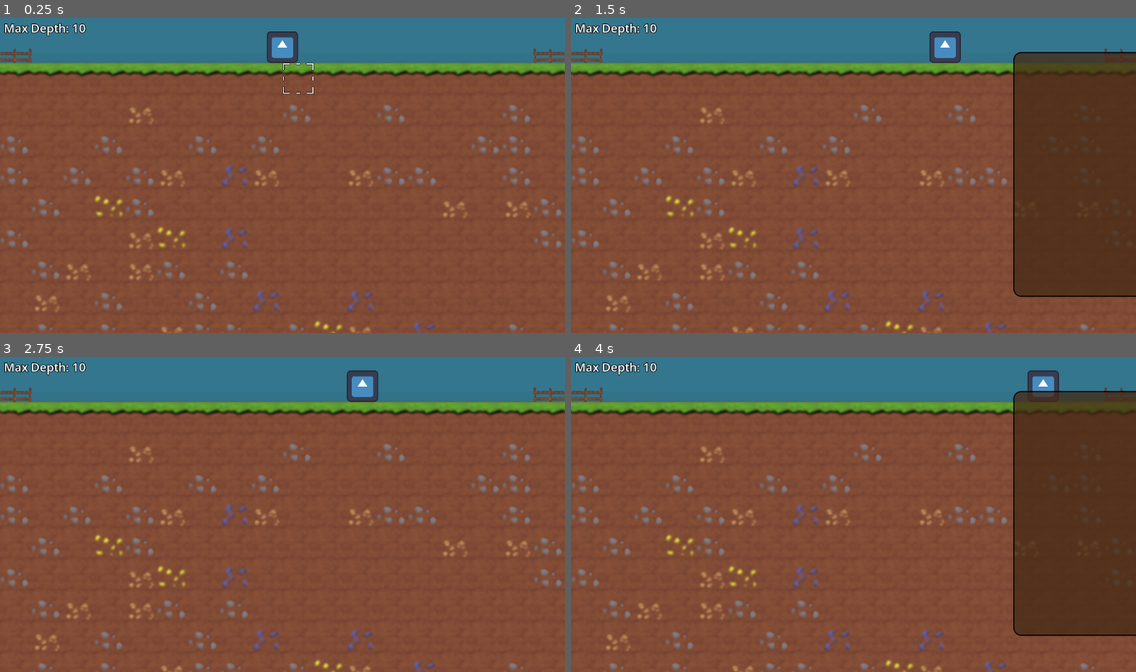
Above: before the commit, frames 1-4 (two rows, left to right).
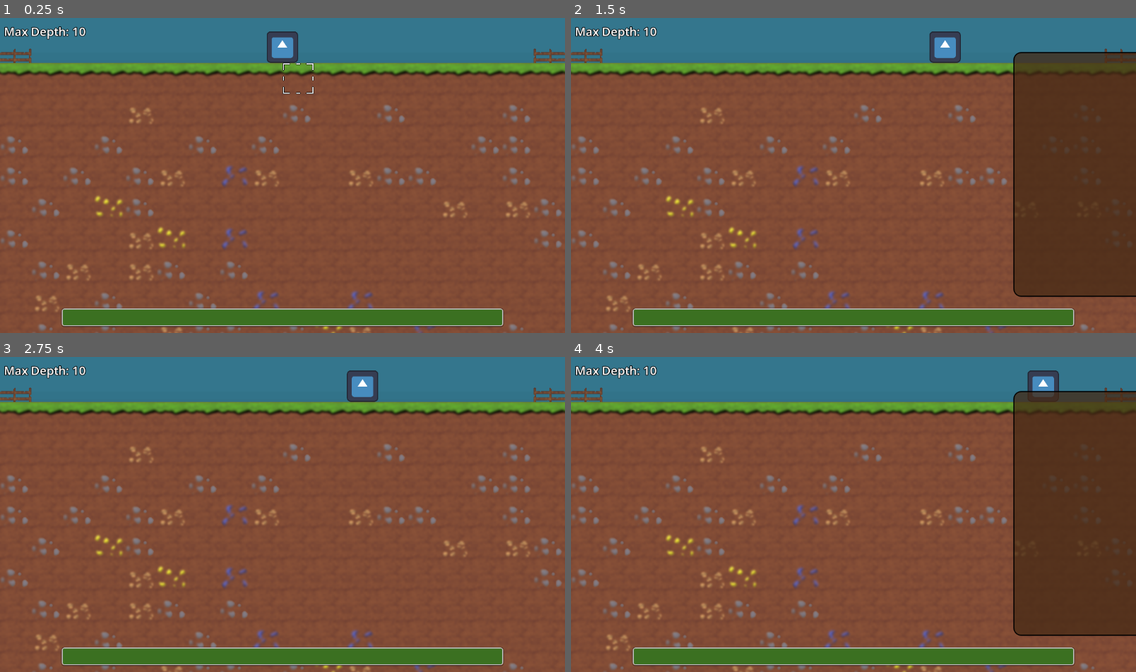
Above: after the commit, the same moments.

Repository: jakoofficial/DigNew
Game: Godot game, scene res://Scenes/Digzone.tscn
Same seed, same stepped clock (60 frames per second), same inputs: the game is played once before the commit and once after it. The engine's default icon, where the game draws it, is replaced by a stand-in: a white triangle on a blue panel in a dark square.
Inputs (mouse positions are in pixels of both pictures, inside the frame that each line leads up to):
- Up to frame 1 (0.25 s): no input
- Up to frame 2 (1.5 s): tap Enter at 0.5 s; move the mouse to (977, 159) at 0.52 s; hold D (right) from 0.53 s (still down); tap B at 0.6 s; click (977, 159) at 0.67 s; tap Space at 0.77 s; move the mouse to (740, 191) at 1.27 s; tap R at 1.35 s
- Up to frame 3 (2.75 s): tap Space at 1.52 s; move the mouse to (339, 445) at 2.02 s; release D (right) at 2.03 s; hold A (left) from 2.03 s (still down); tap B at 2.1 s
- Up to frame 4 (4 s): move the mouse to (825, 577) at 2.77 s; release A (left) at 2.78 s; hold D (right) from 2.78 s (still down); tap R at 2.85 s; click (825, 577) at 2.92 s; tap Space at 3.02, 3.77 s; move the mouse to (1023, 561) at 3.52 s; tap B at 3.6 s

The runs differ from the first frame. In frame 1, 5.1% of the frame differs, in the area x 0-90%, y 1-99%; in frame 2, 5.1%; in frame 3, 5.1%; in frame 4, 5.1%.

Commit message:
Added stamina bar UI element

Diff:
--- a/Nodes/UI/on_dig_ui.tscn
+++ b/Nodes/UI/on_dig_ui.tscn
@@ -19,16 +19,16 @@
 
 [node name="DepthLevel" type="RichTextLabel" parent="Control" unique_id=1725157303]
 clip_contents = false
-layout_mode = 0
+layout_mode = 1
 offset_left = 8.0
-offset_top = 8.0
 offset_right = 192.0
-offset_bottom = 72.0
+offset_bottom = 64.0
 theme_type_variation = &"Coordinates"
 bbcode_enabled = true
 text = "depth: 0"
 scroll_active = false
 autowrap_mode = 0
+vertical_alignment = 1
 
 [node name="Backpack" type="Panel" parent="Control" unique_id=929151952]
 layout_mode = 1
@@ -56,3 +56,19 @@
 grow_horizontal = 2
 grow_vertical = 2
 mouse_filter = 2
+
+[node name="Stamina" type="ProgressBar" parent="Control" unique_id=1000985941]
+layout_mode = 1
+anchors_preset = 12
+anchor_top = 1.0
+anchor_right = 1.0
+anchor_bottom = 1.0
+offset_left = 128.0
+offset_top = -48.0
+offset_right = -128.0
+offset_bottom = -16.0
+grow_horizontal = 2
+grow_vertical = 0
+theme_type_variation = &"stamina"
+value = 100.0
+show_percentage = false
--- a/Scenes/Digzone.tscn
+++ b/Scenes/Digzone.tscn
@@ -70,6 +70,7 @@
 frame = 7
 
 [node name="Cursor" type="Sprite2D" parent="." unique_id=1361645006]
+position = Vector2(-296, -40)
 texture = ExtResource("4_t7ebr")
 hframes = 3
 vframes = 3
--- a/Themes/UI.tres
+++ b/Themes/UI.tres
@@ -23,6 +23,31 @@
 shadow_size = 1
 shadow_offset = Vector2(0, 1)
 
+[sub_resource type="StyleBoxFlat" id="StyleBoxFlat_2klf8"]
+draw_center = false
+border_width_left = 2
+border_width_top = 2
+border_width_right = 2
+border_width_bottom = 2
+border_color = Color(0.7666196, 0.76661956, 0.76661956, 1)
+corner_radius_top_left = 5
+corner_radius_top_right = 5
+corner_radius_bottom_right = 5
+corner_radius_bottom_left = 5
+expand_margin_left = 2.0
+expand_margin_top = 2.0
+expand_margin_right = 2.0
+expand_margin_bottom = 2.0
+shadow_size = 2
+shadow_offset = Vector2(0, 0.5)
+
+[sub_resource type="StyleBoxFlat" id="StyleBoxFlat_f40ue"]
+bg_color = Color(0.23085225, 0.4389468, 0.12796178, 1)
+corner_radius_top_left = 3
+corner_radius_top_right = 3
+corner_radius_bottom_right = 3
+corner_radius_bottom_left = 3
+
 [resource]
 Backpack/base_type = &"Panel"
 Backpack/styles/panel = SubResource("StyleBoxFlat_ug1e5")
@@ -35,3 +60,6 @@
 Coordinates/constants/outline_size = 5
 Coordinates/constants/shadow_offset_y = 8
 Coordinates/font_sizes/normal_font_size = 24
+stamina/base_type = &"ProgressBar"
+stamina/styles/background = SubResource("StyleBoxFlat_2klf8")
+stamina/styles/fill = SubResource("StyleBoxFlat_f40ue")
